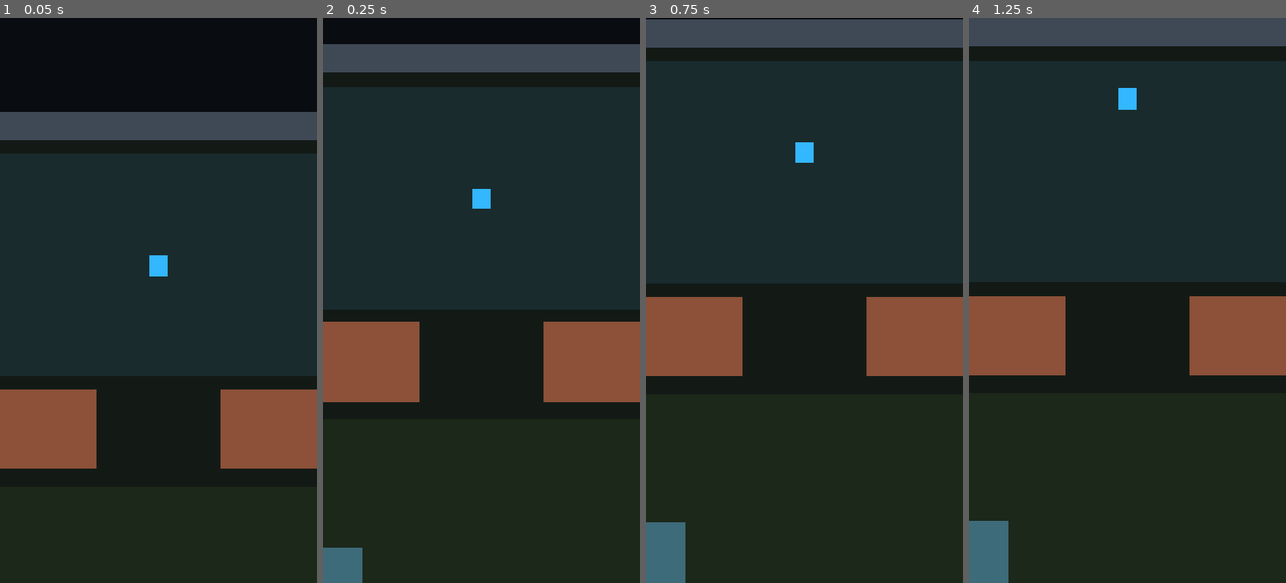
Above: before the commit, frames 1-4 (left to right).
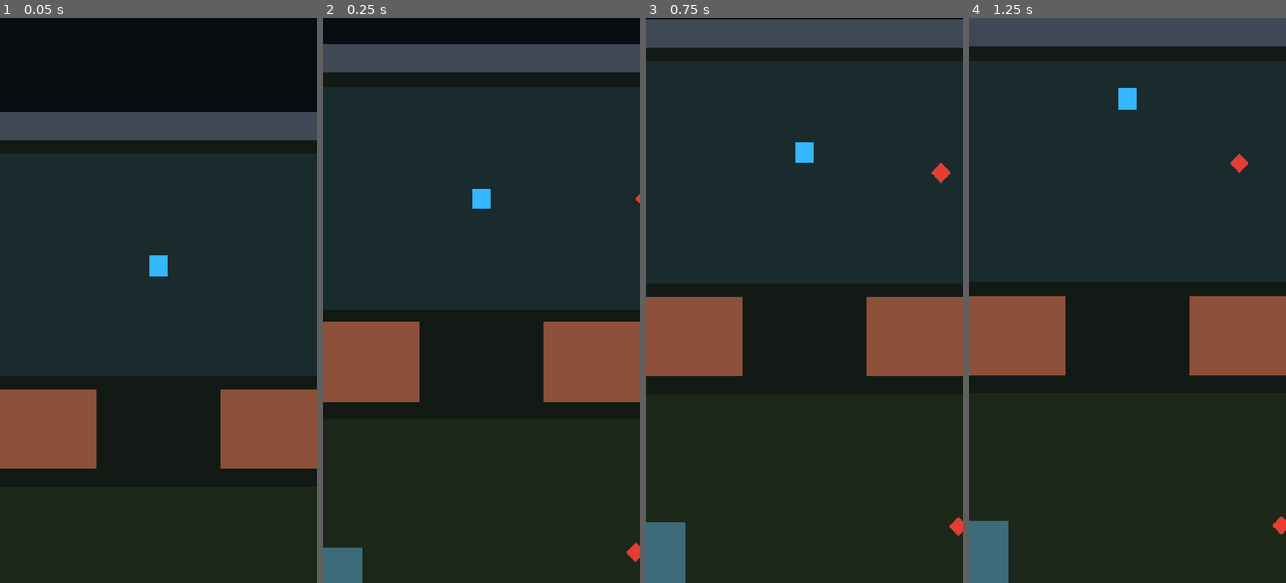
Above: after the commit, the same moments.

Repository: jaakko0/ARPG-game
Game: Godot game, scene res://scenes/main.tscn
Two runs of this game, one before a commit and one after it. Both use one fixed random seed, a clock stepped at 60 frames per second and the inputs below.
Inputs:
- Up to frame 1 (0.05 s): no input
- Up to frame 2 (0.25 s): no input
- Up to frame 3 (0.75 s): hold W (move_up) from 0.53 s (still down)
- Up to frame 4 (1.25 s): keep holding W (move_up)

Frame 1 is identical in both runs. In frame 2, 0.1% of the frame differs, in the area x 95-100%, y 31-97%; in frame 3, 0.2%, in the area x 90-100%, y 25-92%; in frame 4, 0.2%.

Commit message:
Add first chasing enemy

Diff:
--- /dev/null
+++ b/scenes/enemy.tscn
@@ -0,0 +1,17 @@
+[gd_scene load_steps=3 format=3]
+
+[ext_resource type="Script" path="res://scripts/enemy.gd" id="1_enemy_script"]
+
+[sub_resource type="CircleShape2D" id="CircleShape2D_enemy"]
+radius = 18.0
+
+[node name="Enemy" type="CharacterBody2D"]
+motion_mode = 1
+script = ExtResource("1_enemy_script")
+
+[node name="Placeholder" type="Polygon2D" parent="."]
+polygon = PackedVector2Array(0, -22, 22, 0, 0, 22, -22, 0)
+color = Color(0.9, 0.24, 0.2, 1)
+
+[node name="CollisionShape2D" type="CollisionShape2D" parent="."]
+shape = SubResource("CircleShape2D_enemy")
--- a/scenes/main.tscn
+++ b/scenes/main.tscn
@@ -1,7 +1,8 @@
-[gd_scene load_steps=3 format=3]
+[gd_scene load_steps=4 format=3]
 
 [ext_resource type="PackedScene" path="res://scenes/test_world.tscn" id="1_test_world"]
 [ext_resource type="PackedScene" path="res://scenes/player.tscn" id="2_player"]
+[ext_resource type="PackedScene" path="res://scenes/enemy.tscn" id="3_enemy"]
 
 [node name="Main" type="Node2D"]
 
@@ -9,3 +10,12 @@
 
 [node name="Player" parent="." instance=ExtResource("2_player")]
 position = Vector2(900, 350)
+
+[node name="EnemyNorth" parent="." instance=ExtResource("3_enemy")]
+position = Vector2(1300, 350)
+
+[node name="EnemyOpenArea" parent="." instance=ExtResource("3_enemy")]
+position = Vector2(1250, 1150)
+
+[node name="EnemySouth" parent="." instance=ExtResource("3_enemy")]
+position = Vector2(900, 2300)
--- a/scenes/player.tscn
+++ b/scenes/player.tscn
@@ -5,7 +5,7 @@
 [sub_resource type="RectangleShape2D" id="RectangleShape2D_player"]
 size = Vector2(40, 48)
 
-[node name="Player" type="CharacterBody2D"]
+[node name="Player" type="CharacterBody2D" groups=["player"]]
 script = ExtResource("1_player_script")
 
 [node name="Placeholder" type="Polygon2D" parent="."]
--- /dev/null
+++ b/scripts/enemy.gd
@@ -0,0 +1,30 @@
+extends CharacterBody2D
+
+@export var move_speed: float = 120.0
+@export var detection_radius: float = 450.0
+@export var target_group: StringName = &"player"
+
+var target: Node2D
+
+
+func _ready() -> void:
+	target = find_target()
+
+
+func _physics_process(_delta: float) -> void:
+	if not is_instance_valid(target):
+		target = find_target()
+
+	velocity = Vector2.ZERO
+
+	if target != null:
+		var offset_to_target := target.global_position - global_position
+
+		if offset_to_target.length() <= detection_radius:
+			velocity = offset_to_target.normalized() * move_speed
+
+	move_and_slide()
+
+
+func find_target() -> Node2D:
+	return get_tree().get_first_node_in_group(target_group) as Node2D
Not shown, added: scripts/enemy.gd.uid
